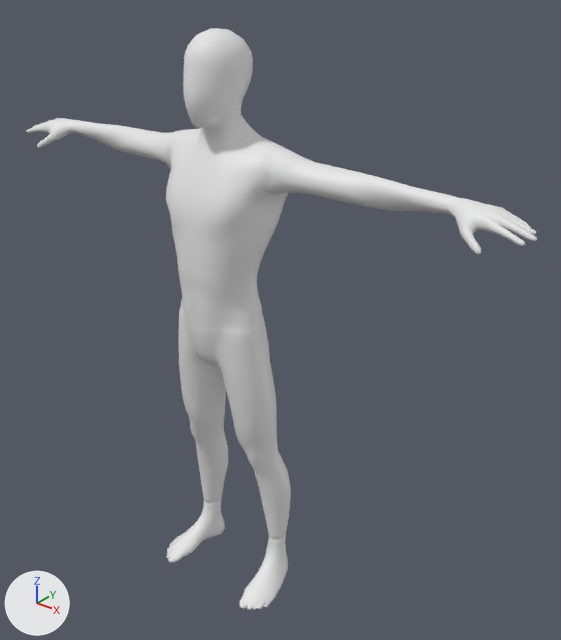
What one commit did to the glTF model client/public/models/Avatar.glb.
Before and after are seen from a 50 mm camera at (2.58, -2.78, 3.51) aimed at (0.21, 0.18, 1.68). The lights are fixed; the arrows at lower left show +X, +Y and +Z.

The first picture shows 'Ch36'.
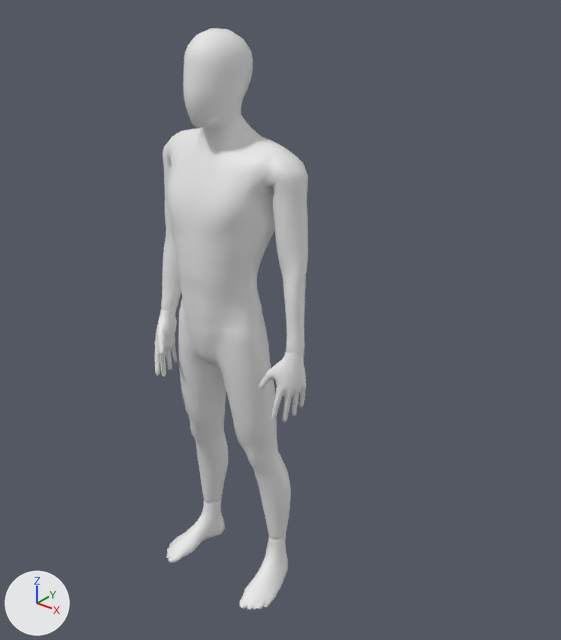
The newer file adds an action. The first version stands in its rest pose; the second is drawn at frame 0 of the action 'Still'.

Edits to the scene script, one JSON object a line:
```json
{"block": "bone_def_upper_arm_l", "where": "bone_def_upper_arm_l = bpy.data.objects['rig'].pose.bones['DEF-upper_arm.L']  # child of 'ORG-shoulder.L'"}
{"op": "set", "path": "bone_def_upper_arm_l.rotation_quaternion", "old": "(1.0, 0.0, 0.0, 0.0)", "new": "(0.764, 0.041, 0.0, -0.644)", "note": "degrees (0, 0, 0) -> degrees (4, 3, -80)"}
{"block": "bone_def_forearm_l", "where": "bone_def_forearm_l = bpy.data.objects['rig'].pose.bones['DEF-forearm.L']  # child of 'DEF-upper_arm.L.001'"}
{"op": "set", "path": "bone_def_forearm_l.rotation_quaternion", "old": "(1.0, 0.0, 0.0, 0.0)", "new": "(0.996, 0.0, 0.088, -0.007)", "note": "degrees (0, 0, 0) -> degrees (0, 10, -1)"}
{"block": "bone_def_upper_arm_r", "where": "bone_def_upper_arm_r = bpy.data.objects['rig'].pose.bones['DEF-upper_arm.R']  # child of 'ORG-shoulder.R'"}
{"op": "set", "path": "bone_def_upper_arm_r.rotation_quaternion", "old": "(1.0, 0.0, 0.0, 0.0)", "new": "(0.704, 0.072, 0.0, 0.707)", "note": "degrees (0, 0, 0) -> degrees (6, -6, 90)"}
```

Where the change shows, as pixel boxes (x1, y1, x2, y2) in the pictures (561 x 640 px):
```json
{"object": "Ch36", "change": "posed", "before": [26, 28, 537, 610], "after": [155, 28, 308, 610], "on screen": "70% narrower"}
{"bone": "DEF-upper_arm.L", "before": "(288, 174) to (330, 182)", "after": "(288, 174) to (291, 224)"}
{"bone": "DEF-forearm.L", "before": "(375, 191) to (416, 201)", "after": "(294, 273) to (293, 315)"}
{"bone": "DEF-upper_arm.R", "before": "(183, 152) to (153, 145)", "after": "(183, 152) to (181, 197)"}
```
